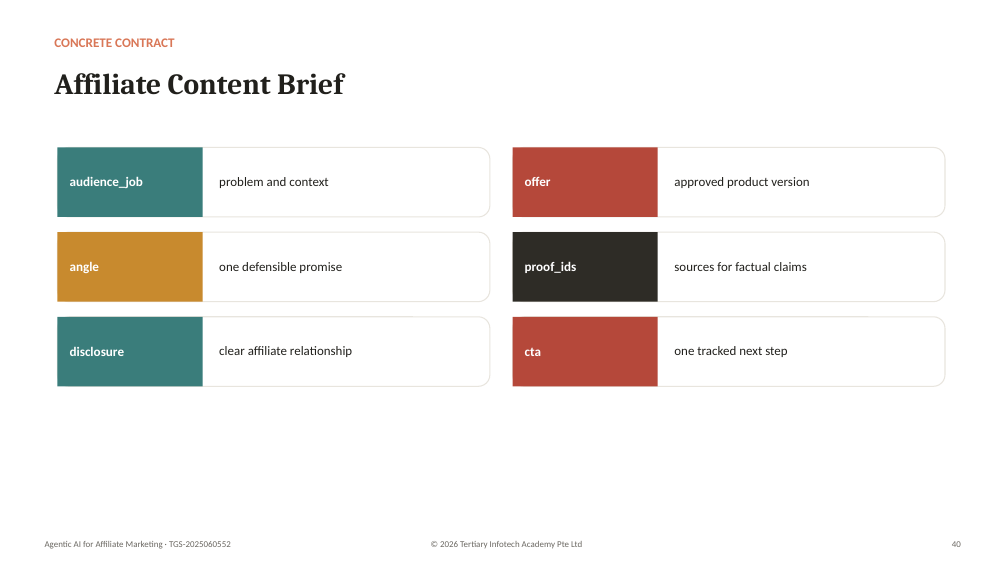
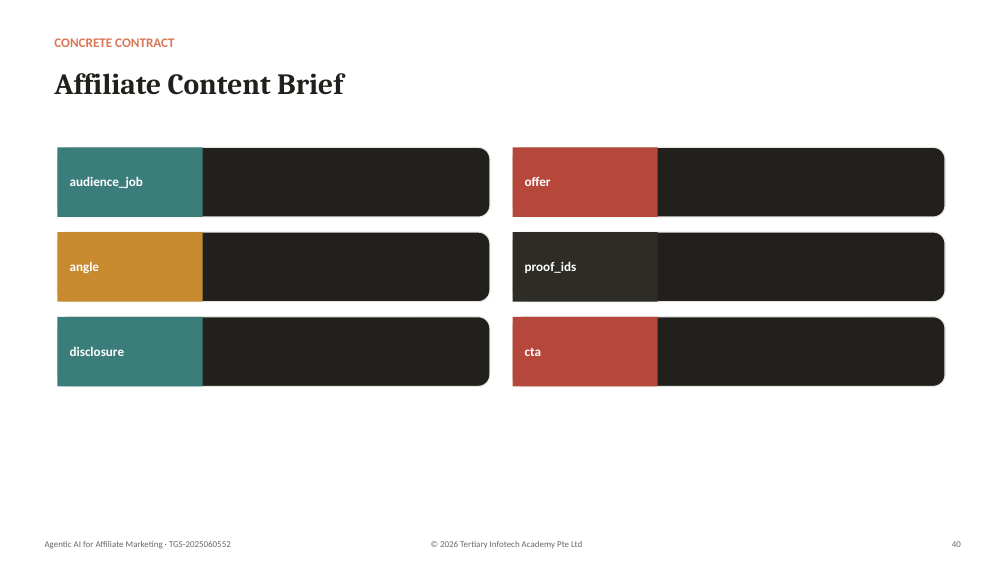
Before and after one commit to tertiarycourses/TGS-2025060552-Agentic-AI-for-Affiliate-Marketing, a slide deck: slide 40 of courseware/Agentic AI for Affiliate Marketing-v3.0.pptx. Drawn at 1008x567 pixels with LibreOffice and Linux fonts; fonts in the diff are those of the drawing. Boxes give left, top, right and bottom in pixels: in the first picture for what was removed or moved away, otherwise in the second. Text is boxed around its words. In the diff, an @@ line names an element or a change of style, - is before the commit and + after.

```diff
--- a/courseware/Agentic AI for Affiliate Marketing-v3.0.pptx
+++ b/courseware/Agentic AI for Affiliate Marketing-v3.0.pptx
@@ text removed at [219, 177, 328, 188] @@
-problem and context
@@ text removed at [674, 177, 809, 188] @@
-approved product version
@@ text removed at [219, 262, 342, 273] @@
-one defensible promise
@@ text removed at [674, 262, 807, 271] @@
-sources for factual claims
@@ fill #FFFFFF to #21201C in 6 elements at [57, 147, 490, 217], [513, 147, 945, 217], [57, 232, 490, 302], [513, 232, 945, 302], [57, 317, 490, 386], [513, 317, 945, 386] @@
@@ text removed at [219, 346, 352, 357] @@
-clear affiliate relationship
@@ text removed at [674, 346, 787, 357] @@
-one tracked next step
```
Also in this commit, not shown: 27 other slides changed, 1 other file.
